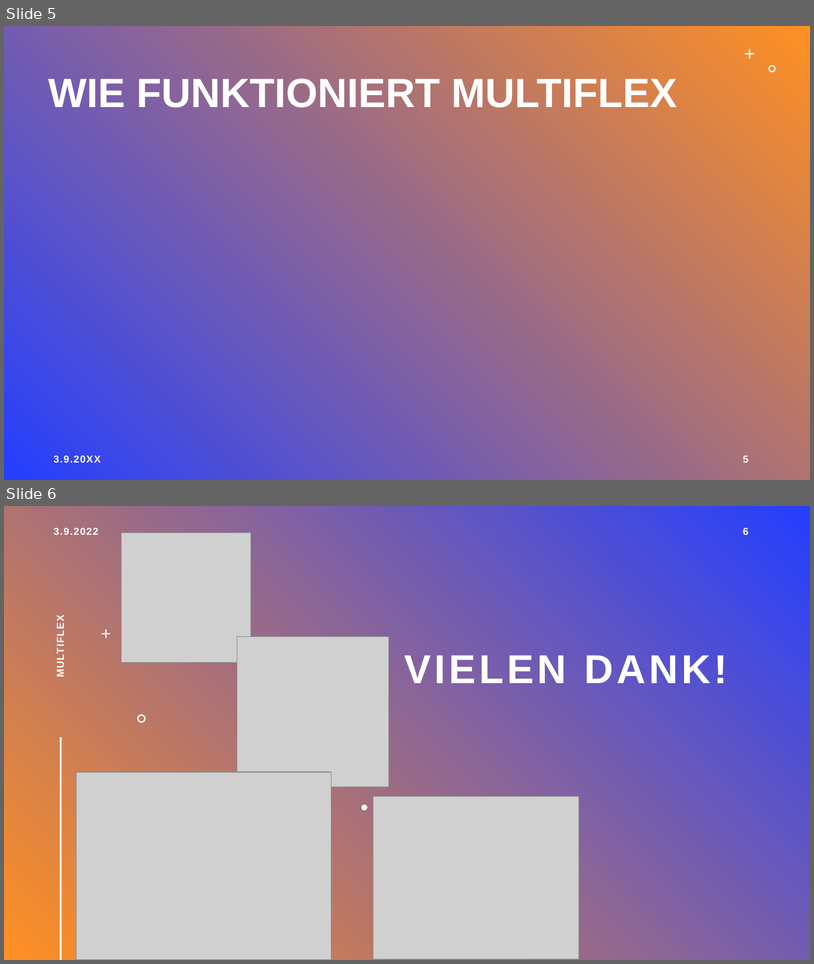
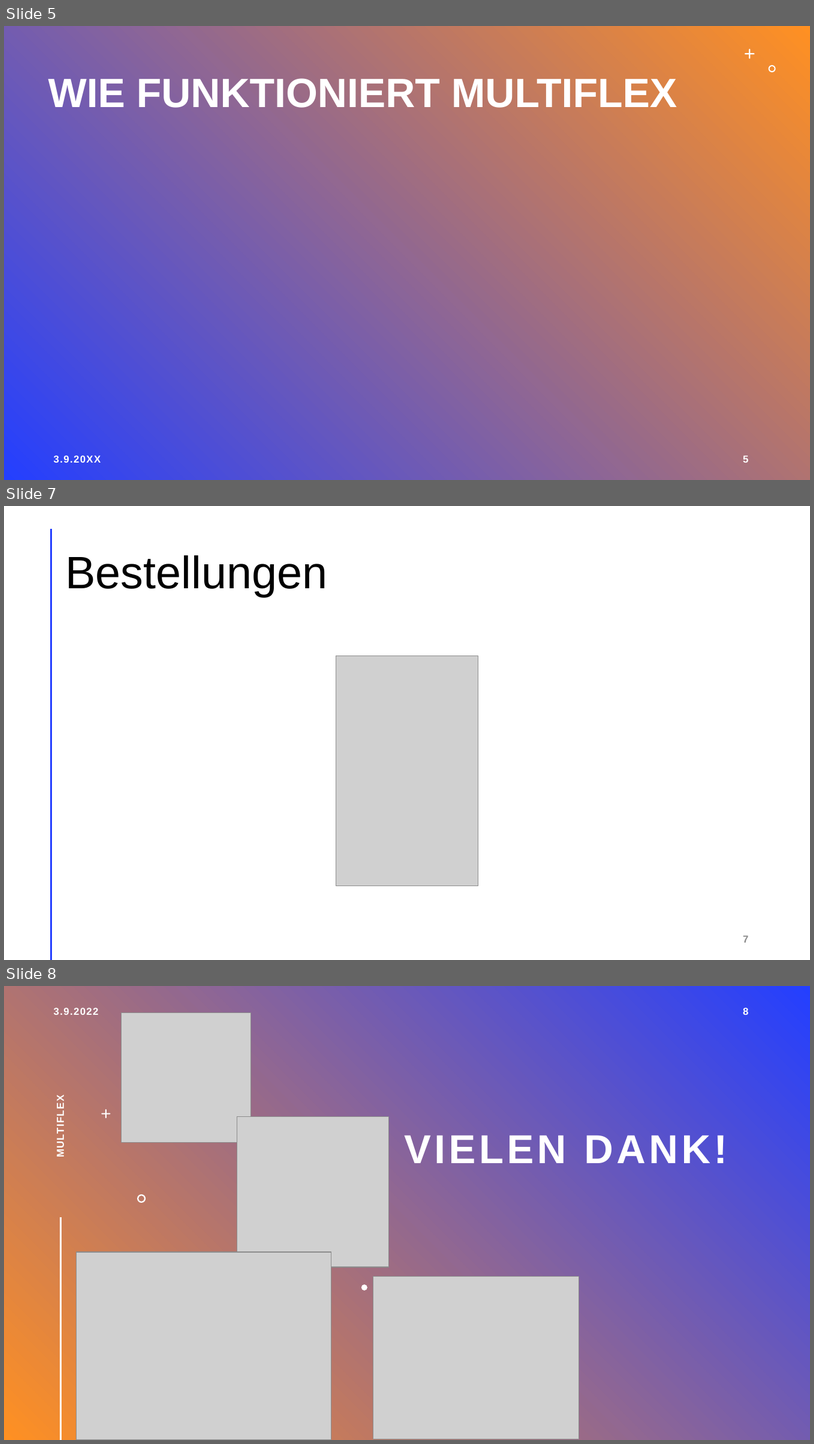
Before and after one commit to LegitesMax/multiflexlbkv, a slide deck: Präsentation/Introduction.pptx. Shown one above the other, each under a label of ours: slides 5 and 6 before the commit, slides 5, 7 and 8 after it; the slides between them are not shown. The pictures are 814x964 and 814x1444 pixels, drawn with LibreOffice and Linux fonts; fonts in the diff are those of the drawing; grey boxes stand for pictures. Boxes give left, top, right and bottom in pixels: in the first picture for what was removed or moved away, otherwise in the second. Text is boxed around its words. In the diff, an @@ line names an element or a change of style, - is before the commit and + after.

```diff
--- a/Präsentation/Introduction.pptx
+++ b/Präsentation/Introduction.pptx
@@ slide 7 added at box(4, 506, 810, 960), background #FFFFFF @@
@@ line added from (51, 529) to (51, 959), #FF9022 2 pt @@
@@ title added at box(65, 555, 327, 597), 54 pt, text #000000 @@
+Bestellungen
@@ picture added at box(336, 656, 478, 886) @@
@@ page number added at box(743, 935, 749, 942), 12 pt, text #8C8C8C, bold @@
+7
@@ what was slide 6 is now slide 8 @@
```
Also in this commit, not shown: 1 other slide added, 2 other files.
